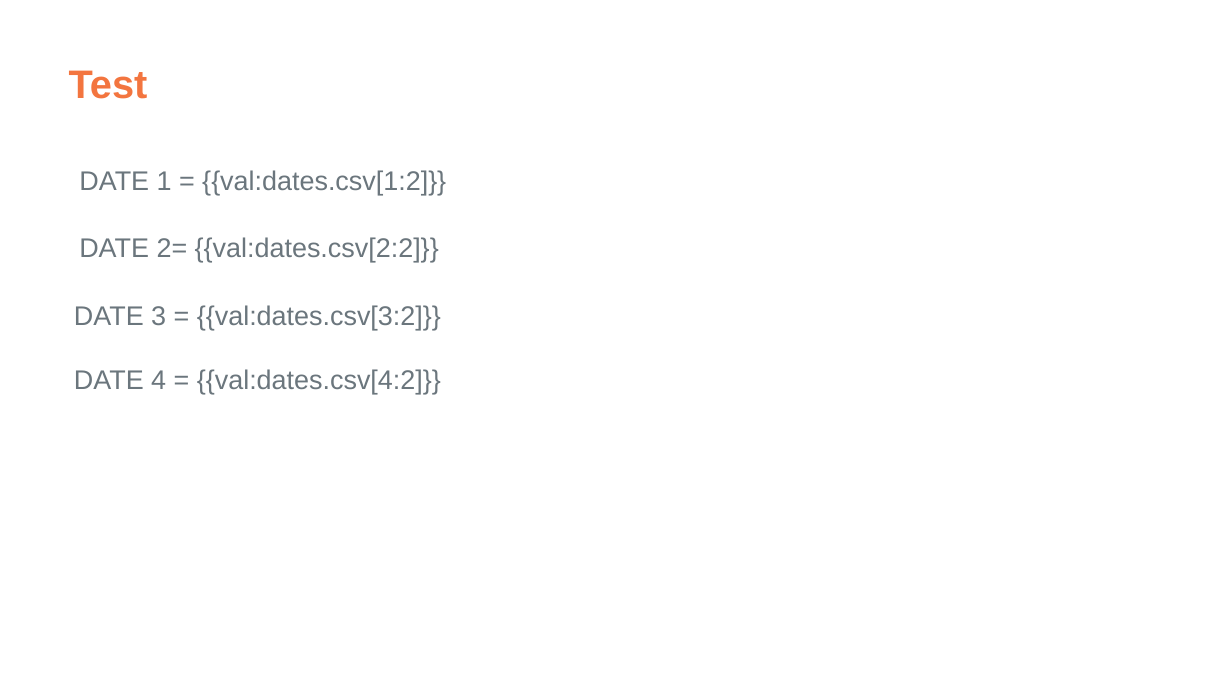
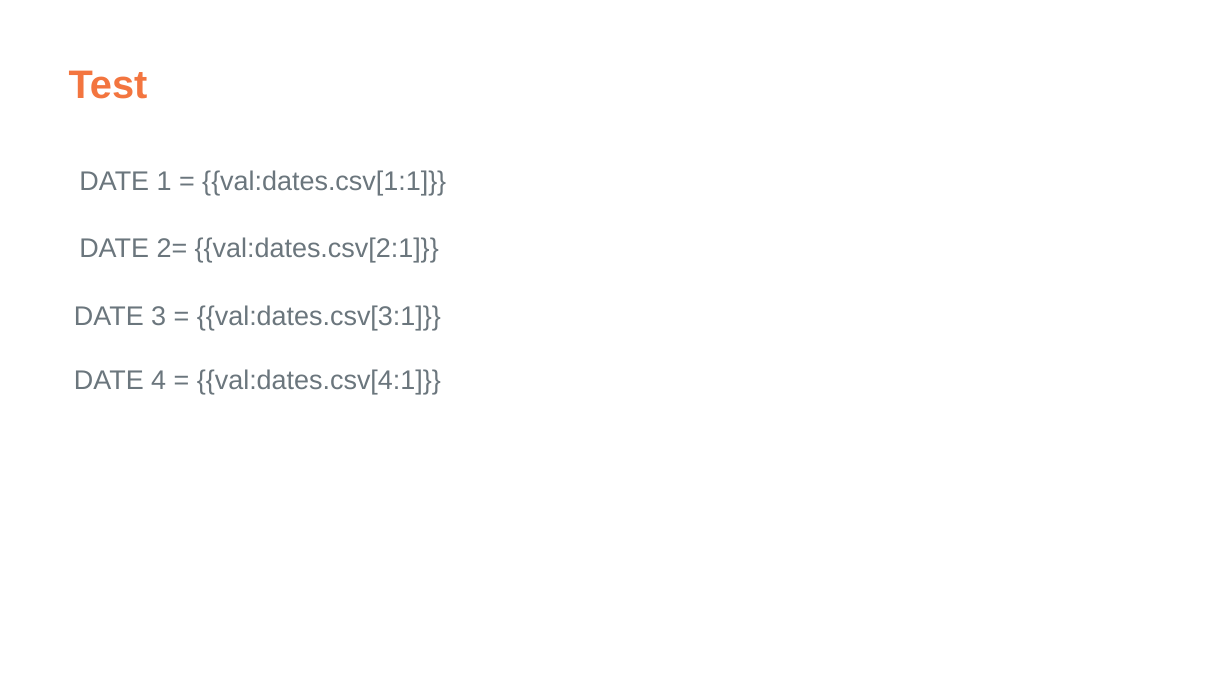
Before and after one commit to tdcoa/sql, a slide deck: slide 3 of filesets/demo/AgeReport_problem.pptx. Drawn at 1232x693 pixels with LibreOffice and Linux fonts; fonts in the diff are those of the drawing; background and template pictures are left out. Boxes give left, top, right and bottom in pixels: in the first picture for what was removed or moved away, otherwise in the second. Text is boxed around its words. In the diff, an @@ line names an element or a change of style, - is before the commit and + after.

```diff
--- a/filesets/demo/AgeReport_problem.pptx
+++ b/filesets/demo/AgeReport_problem.pptx
@@ text at (x1=79, y1=170, x2=446, y2=195): text changed @@
-DATE 1 = {{val:dates.csv[1:2]}}
+DATE 1 = {{val:dates.csv[1:1]}}
@@ text at (x1=79, y1=237, x2=439, y2=263): text changed @@
-DATE 2= {{val:dates.csv[2:2]}}
+DATE 2= {{val:dates.csv[2:1]}}
@@ text at (x1=74, y1=305, x2=441, y2=330): text changed @@
-DATE 3 = {{val:dates.csv[3:2]}}
+DATE 3 = {{val:dates.csv[3:1]}}
@@ text at (x1=74, y1=369, x2=441, y2=394): text changed @@
-DATE 4 = {{val:dates.csv[4:2]}}
+DATE 4 = {{val:dates.csv[4:1]}}
```
Also in this commit, not shown: 1 other slide changed.
